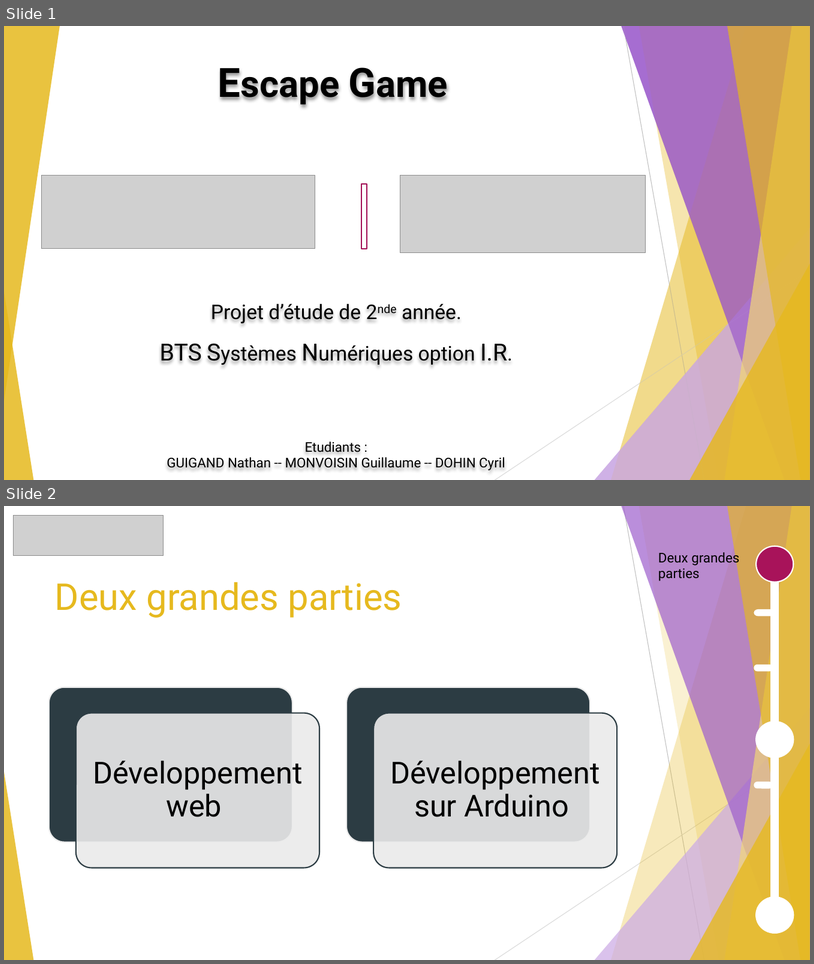
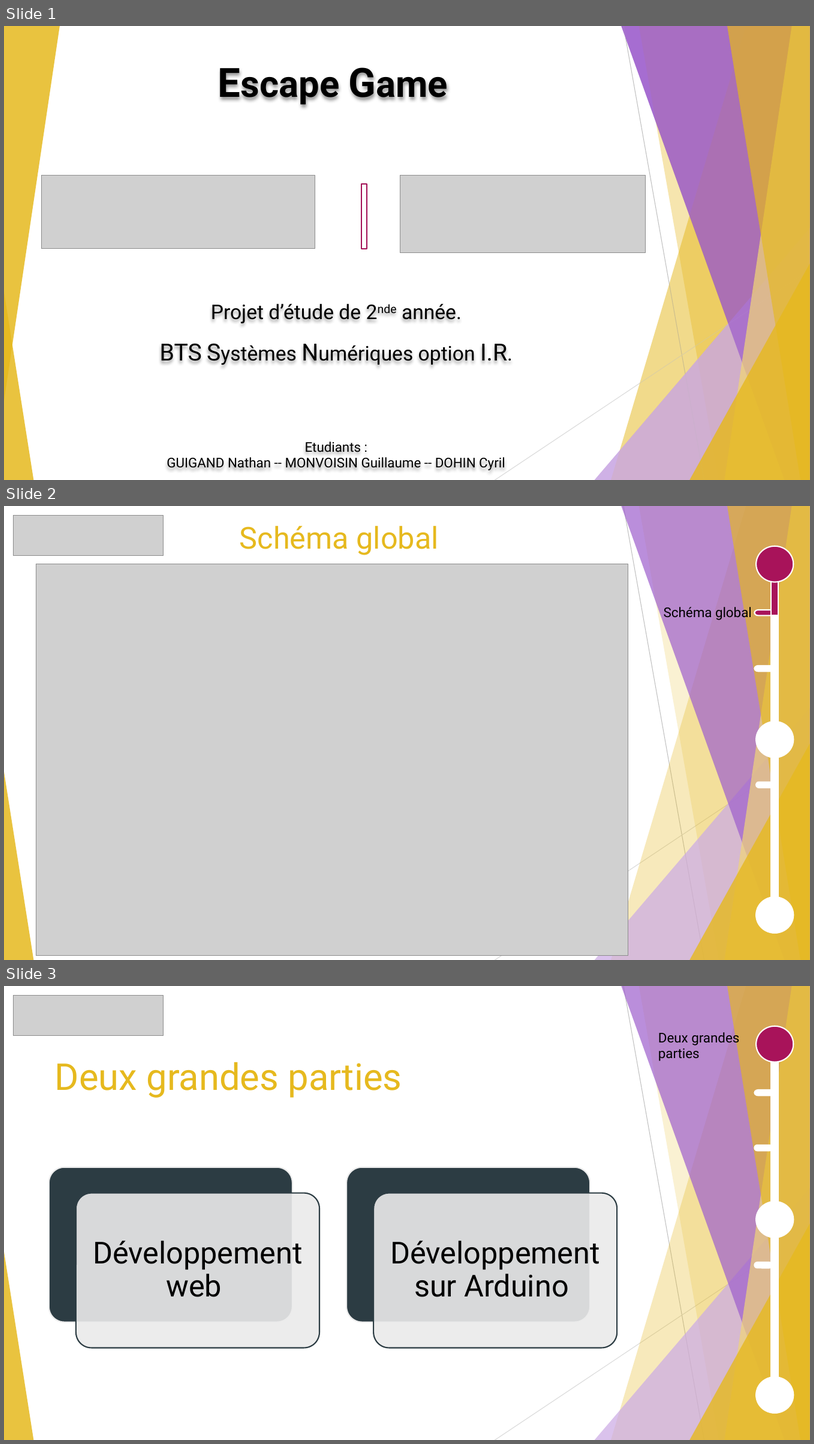
Before and after one commit to GuiguiMvn/Systeme-Escape-Game-Telethon, a slide deck: Cyril/Projet Théléton.pptx. Shown one above the other, each under a label of ours: slides 1 and 2 before the commit, slides 1, 2 and 3 after it. The pictures are 814x964 and 814x1444 pixels, drawn with LibreOffice and Linux fonts; fonts in the diff are those of the drawing; grey boxes stand for pictures. Boxes give left, top, right and bottom in pixels: in the first picture for what was removed or moved away, otherwise in the second. Text is boxed around its words. In the diff, an @@ line names an element or a change of style, - is before the commit and + after.

Commit message:
Maj

```diff
--- a/Cyril/Projet Théléton.pptx
+++ b/Cyril/Projet Théléton.pptx
@@ slide 2 added at [4, 506, 810, 960], background #FFFFFF; not listed: 10 template elements that a slide beside it also shows @@
@@ picture added at [14, 516, 164, 556] @@
@@ title added at [240, 526, 439, 555], 36 pt, text #E6B91E @@
+Schéma global
@@ ellipse added at [756, 546, 794, 582], fill #A8135A, outline #FFFFFF 1.5 pt @@
@@ rectangle added at [771, 559, 779, 931], fill #FFFFFF, outline #FFFFFF 1.5 pt @@
@@ picture added at [36, 564, 629, 955] @@
@@ rectangle added at [771, 573, 779, 576], fill #A8135A, outline #FFFFFF 1.5 pt @@
@@ rectangle added at [771, 570, 779, 615], fill #A8135A, outline #FFFFFF 1.5 pt @@
@@ text added at [664, 604, 752, 621], 16 pt, text #000000 @@
+Schéma global
@@ pill shape added at [755, 610, 779, 615], fill #A8135A, outline #FFFFFF 1.5 pt @@
@@ pill shape added at [755, 666, 779, 671], fill #FFFFFF, outline #FFFFFF 1.5 pt @@
@@ ellipse added at [756, 721, 794, 757], fill #FFFFFF, outline #FFFFFF 1.5 pt @@
@@ pill shape added at [756, 782, 774, 787], fill #FFFFFF, outline #FFFFFF 1.5 pt @@
@@ ellipse added at [756, 897, 794, 933], fill #FFFFFF, outline #FFFFFF 1.5 pt @@
@@ what was slide 2 is now slide 3 @@
```
Also in this commit, not shown: 1 slide removed.
